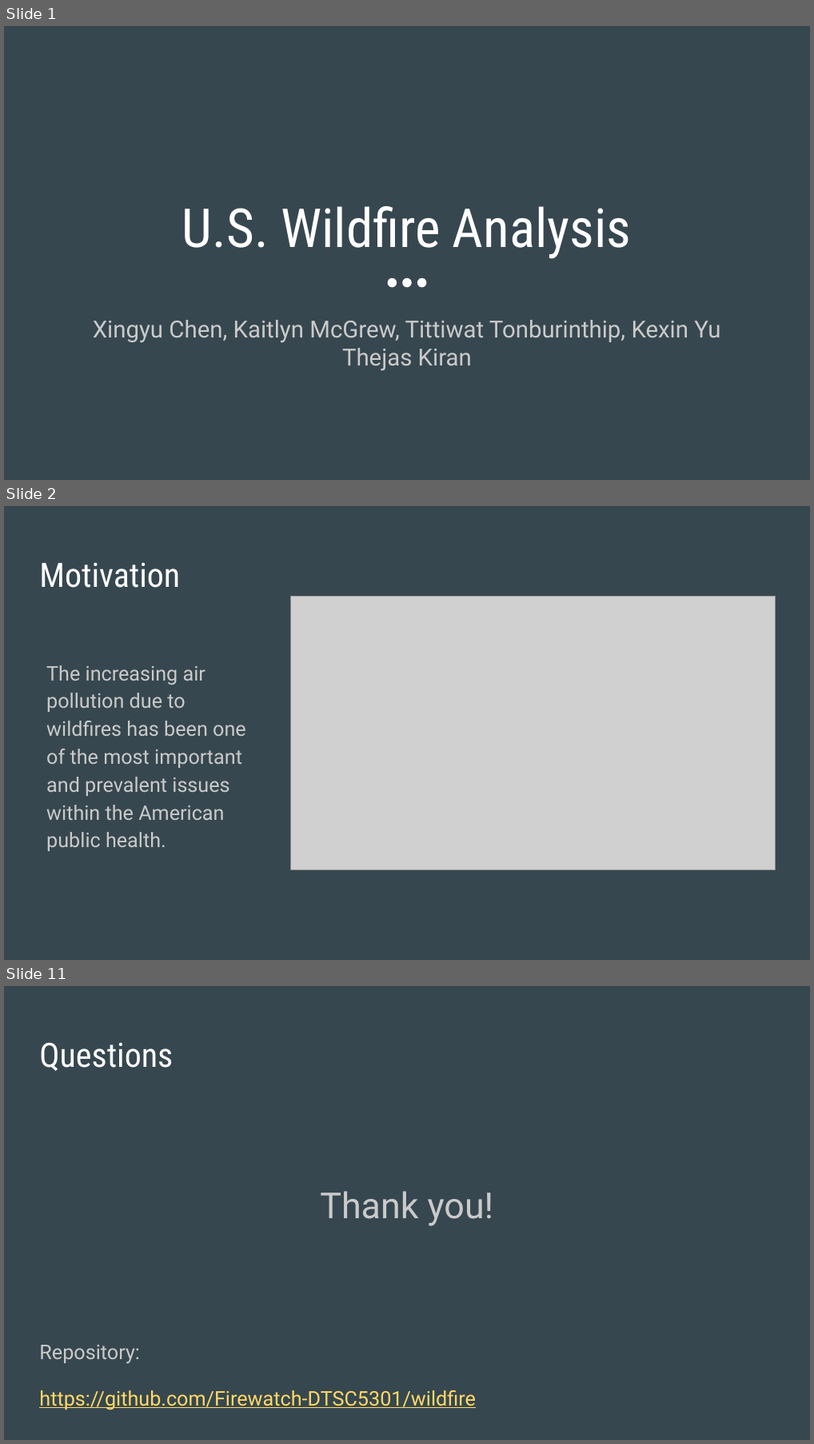
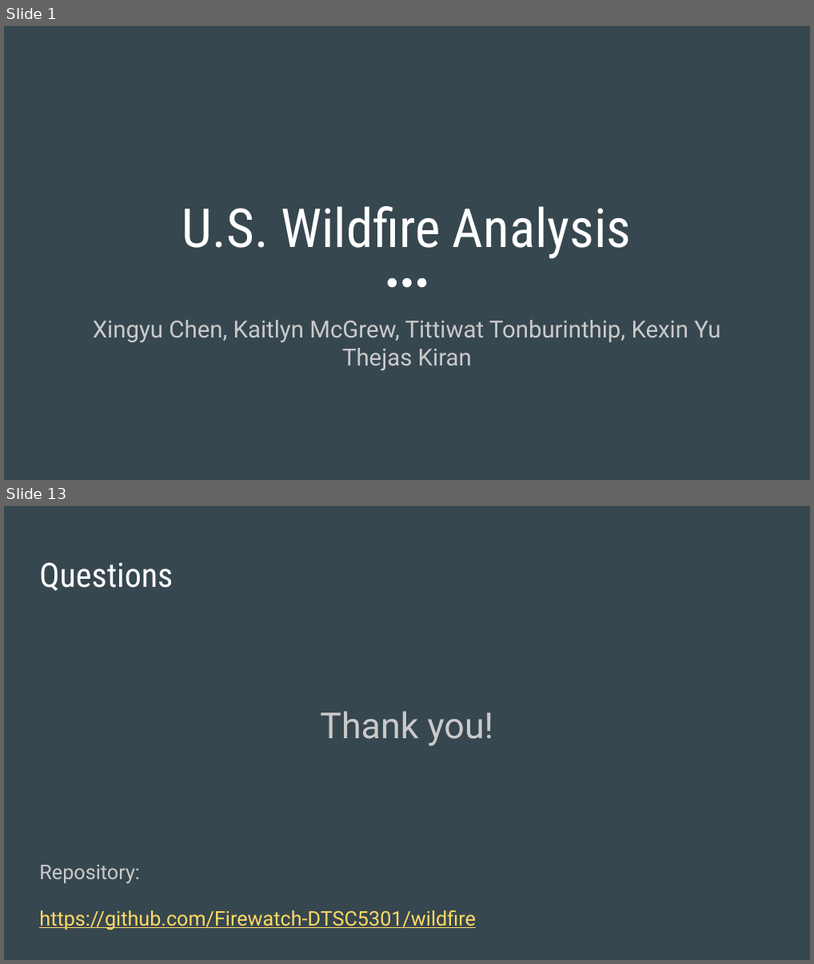
Before and after one commit to Firewatch-DTSC5301/wildfire, a slide deck: Firewatch_Presentation.pptx. Shown one above the other, each under a label of ours: slides 1, 2 and 11 before the commit, slides 1 and 13 after it; the slides between them are not shown. The pictures are 814x1444 and 814x964 pixels, drawn with LibreOffice and Linux fonts; fonts in the diff are those of the drawing; grey boxes stand for pictures. Boxes give left, top, right and bottom in pixels: in the first picture for what was removed or moved away, otherwise in the second. Text is boxed around its words. In the diff, an @@ line names an element or a change of style, - is before the commit and + after.

```diff
--- a/Firewatch_Presentation.pptx
+++ b/Firewatch_Presentation.pptx
@@ slide 2 removed at (4, 506, 810, 960), background #37474F @@
@@ title removed at (39, 563, 180, 588) @@
-Motivation
@@ picture removed at (291, 596, 777, 870) @@
@@ text removed at (46, 665, 246, 851) @@
-The increasing air pollution due to wildfires has been one of the most important and prevalent issues within the American public health.
@@ what was slide 11 is now slide 13 @@
```
Also in this commit, not shown: 7 slides changed, 4 slides added, 1 other slide removed.
